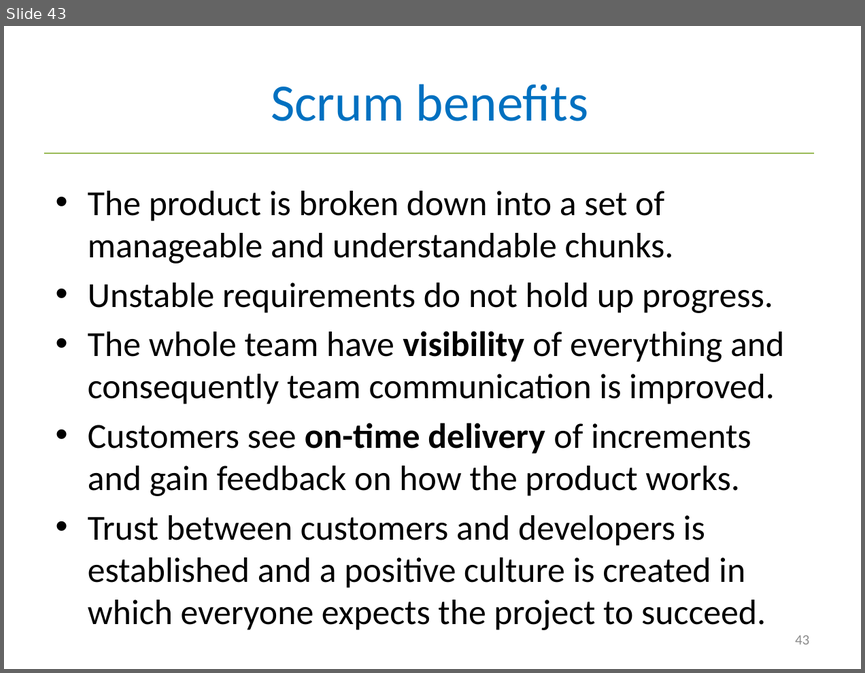
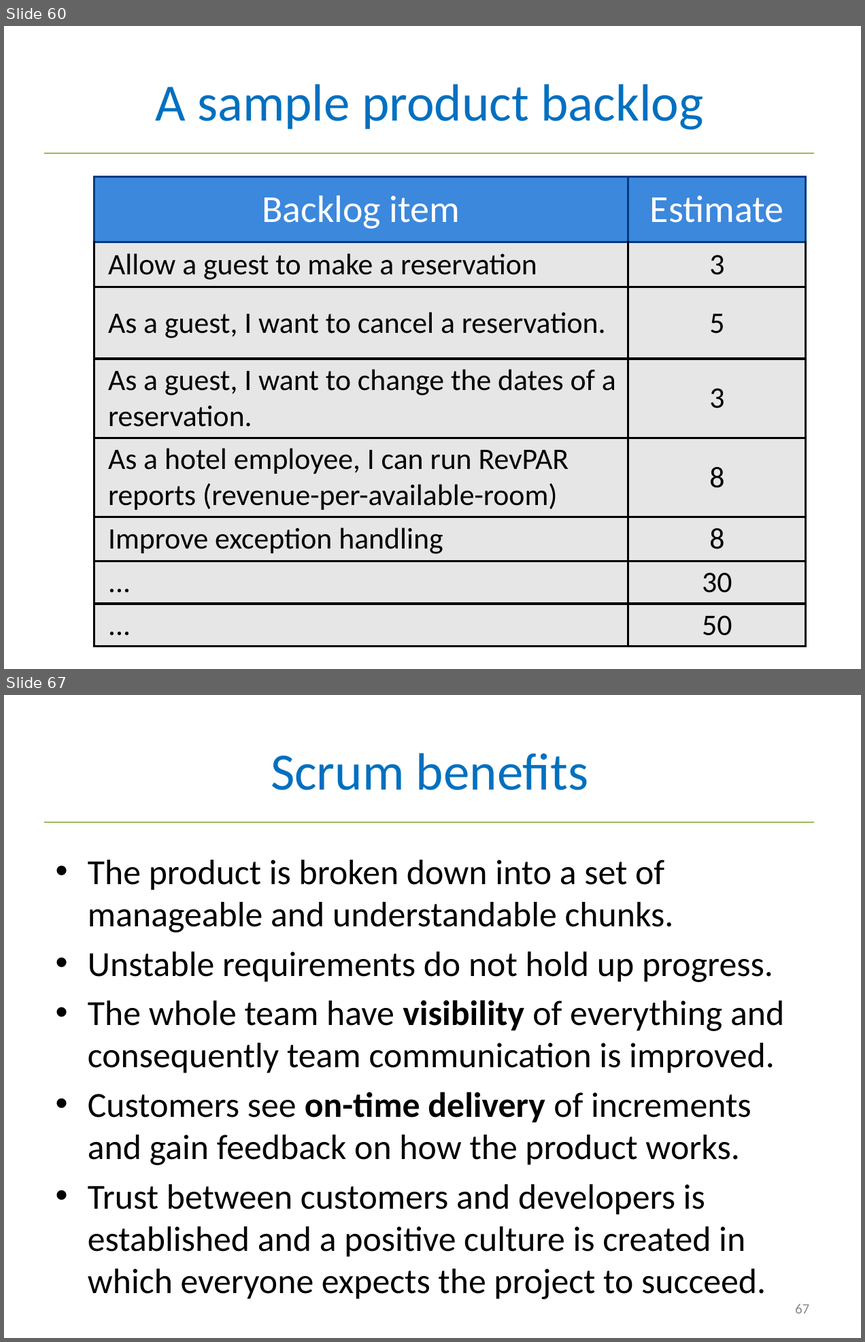
Before and after one commit to tuanct1997/USTH-SE-2017, a slide deck: slides/2 Agile Development.pptx. Shown one above the other, each under a label of ours: slide 43 before the commit, slides 60 and 67 after it; the slides between them are not shown. The pictures are 865x673 and 865x1342 pixels, drawn with LibreOffice and Linux fonts; fonts in the diff are those of the drawing. Boxes give left, top, right and bottom in pixels: in the first picture for what was removed or moved away, otherwise in the second. Text is boxed around its words. In the diff, an @@ line names an element or a change of style, - is before the commit and + after.

```diff
--- a/slides/2 Agile Development.pptx
+++ b/slides/2 Agile Development.pptx
@@ slide 60 added at (4, 26, 861, 669), background #FFFFFF; not listed: 1 template element that a slide beside it also shows @@
@@ title added at (155, 84, 703, 130), 44 pt, text #0070C0 @@
+A sample product backlog
@@ table added at (94, 177, 805, 643), 8 rows, 2 columns @@
+Backlog item | Estimate
+Allow a guest to make a reservation | 3
+As a guest, I want to cancel a reservation. | 5
+As a guest, I want to change the dates of a reservation. | 3
+As a hotel employee, I can run RevPAR reports (revenue-per-available-room) | 8
+Improve exception handling | 8
+... | 30
+... | 50
@@ what was slide 43 is now slide 67 @@
@@ page number at (795, 1304, 809, 1313): text changed @@
-43
+67
```
Also in this commit, not shown: 1 slide changed, 24 other slides added, 2 slides removed.
